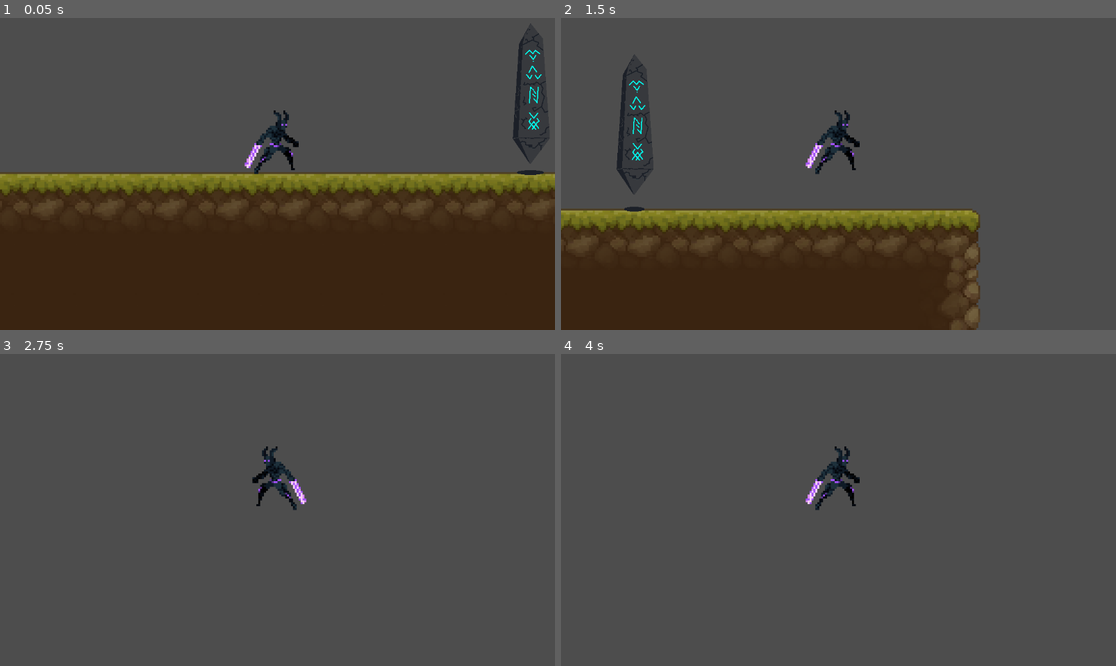
Above: before the commit, frames 1-4 (two rows, left to right).
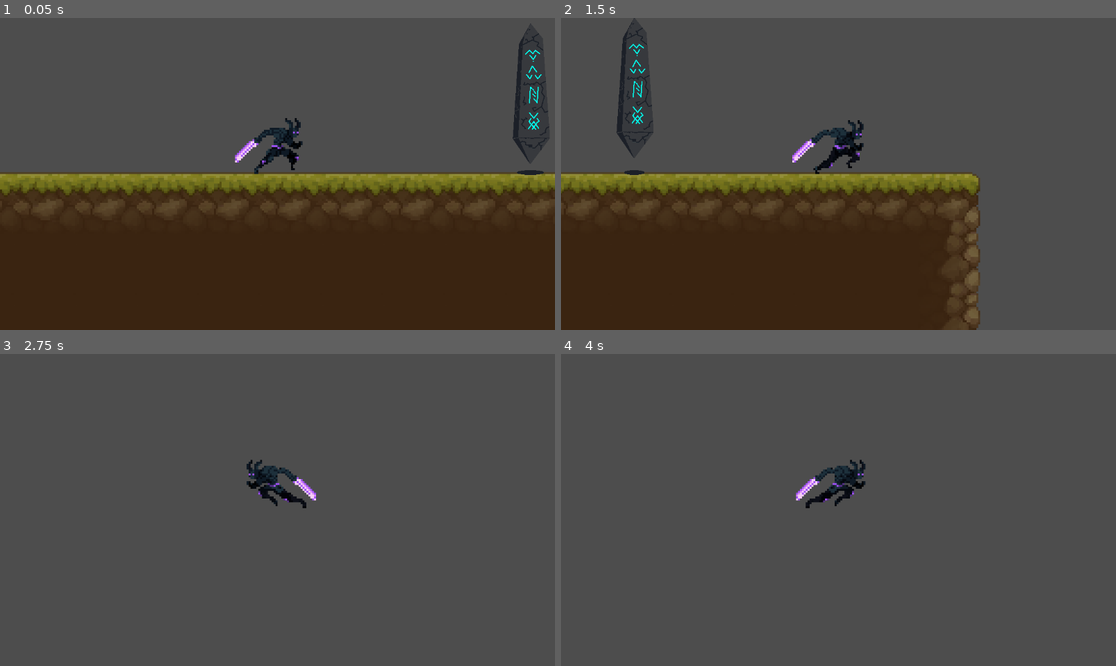
Above: after the commit, the same moments.

Repository: Kobe300/orion-s-odyssey
Game: Godot game, scene res://scenes/game.tscn
Two runs of this game, one before a commit and one after it. Both use one fixed random seed, a clock stepped at 60 frames per second and the inputs below.
Inputs:
- Up to frame 1 (0.05 s): no input
- Up to frame 2 (1.5 s): hold Right (walk_right) from 0.53 s (still down); tap Z (attack_1) at 0.6 s; tap Up (jump) at 0.77, 0.8, 1.07, 1.35 s
- Up to frame 3 (2.75 s): tap Up (jump) at 1.52, 1.82, 2.3 s; tap Z (attack_1) at 1.55, 2.1 s; release Right (walk_right) at 2.03 s; hold Left (walk_left) from 2.03 s (still down)
- Up to frame 4 (4 s): release Left (walk_left) at 2.78 s; hold Right (walk_right) from 2.78 s (still down); tap Z (attack_1) at 2.85 s; tap Up (jump) at 3.02, 3.32, 3.6, 3.77 s

The runs differ from the first frame. In frame 1, 0.8% of the frame differs, in the area x 42-55%, y 29-49%; in frame 2, 16%, in the area x 0-76%, y 0-99%; in frame 3, 0.9%; in frame 4, 0.9%.

Commit message:
Update player.gd

Diff:
--- a/fight-right-game/scripts/player/player.gd
+++ b/fight-right-game/scripts/player/player.gd
@@ -3,7 +3,7 @@
 
 const WALKSPEED = 100.0
 const SPRINTSPPED = 250.0
-const JUMP_VELOCITY = -200.0
+const JUMP_VELOCITY = -300.0
 
 
 # Get the gravity from the project settings to be synced with RigidBody nodes.
@@ -19,7 +19,13 @@
 
 	# Handle jump.
 	if Input.is_action_just_pressed("jump") and is_on_floor():
+		player_sprite.play("jump")
 		velocity.y = JUMP_VELOCITY
+
+	# Handle attack.
+	if Input.is_action_just_pressed("attack_1") and is_on_floor():
+		player_sprite.play("attack_1")
+
 
 	# Get the input direction and handle the movement/deceleration -1, 0, 1.
 	var direction = Input.get_axis("walk_left", "walk_right")
@@ -38,7 +44,8 @@
 		else:
 			player_sprite.play("run")
 	else:
-		player_sprite.play("jump")
+		player_sprite.play("falling")
+
 
 
 	if direction:
